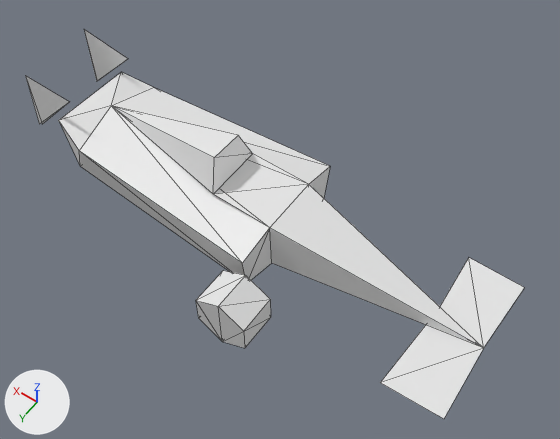
The Blender file assets/scene.blend: old version first, new version second.
One viewpoint serves both versions: a 50 mm lens placed at (-0.795, 1.143, 1.81), pointed at (-0.055, 0.108, 0.182). Arrows for +X, +Y and +Z are at lower left; the lights stay in place. Mesh edges are drawn as thin lines.

Script lines for the objects in view, before the commit:
```python
me_circle = bpy.data.meshes.new('Circle')
me_circle.from_pydata(...)  # 35 vertices, 37 faces; spans x -0.674..0.79, y -0.229..0.24, z 0.622..0.9
# before: 32 (0.611, -0.112, 0.869) at pixel (128, 58), 33 (0.785, -0.114, 0.689) at pixel (97, 81)
me_cylinder = bpy.data.meshes.new('Cylinder')
me_cylinder.from_pydata(...)  # a 6-sided cylinder along z spanning x -0.81..0.81, y -0.94..0.94, z -1.0..1.0
ob_circle = bpy.data.objects.new('Circle', me_circle)
ob_circle.location = (0.008, 0.053, -0.586)
ob_cylinder = bpy.data.objects.new('Cylinder', me_cylinder)
ob_cylinder.location = (-0.088, 0.357, 0.093)
ob_cylinder.rotation_euler = (-1.571, 0.0, 0.0)  # degrees (-90, 0, 0)
ob_cylinder.scale = (0.0933, 0.0933, 0.0561)
```
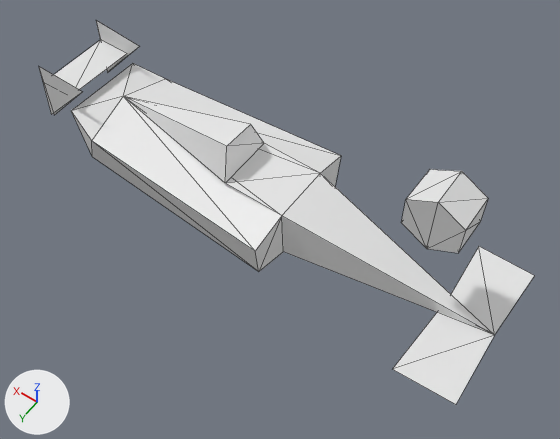
Scene script edits in JSON lines:
```json
{"block": "me_circle", "where": "me_circle.from_pydata(...)  # 35 vertices, 37 faces; spans x -0.674..0.79, y -0.229..0.24, z 0.622..0.9"}
{"block": "me_circle", "where": "# used by ob_circle; location = (0.008, 0.053, -0.586)"}
{"block": "me_circle", "where": "# verts and faces of me_circle; kept vertices keep their numbers, new ones are numbered from 35"}
{"block": "me_circle", "change": "me_circle part 1"}
{"op": "add", "block": "me_circle", "code": "verts[32] = (0.609, -0.112, 0.884)  # moved, pixel (139, 46)"}
{"op": "add", "block": "me_circle", "code": "verts[33] = (0.79, -0.114, 0.689)  # moved, pixel (107, 72)"}
{"op": "add", "block": "me_circle", "code": "verts[35] = (0.783, -0.114, 0.825)  # pixel (100, 39)"}
{"op": "add", "block": "me_circle", "code": "verts[36] = (0.785, 0.128, 0.825)  # pixel (43, 82)"}
{"op": "add", "block": "me_circle", "code": "verts[37] = (0.677, 0.125, 0.825)  # pixel (70, 96)"}
{"op": "add", "block": "me_circle", "code": "verts[38] = (0.672, -0.114, 0.825)  # pixel (127, 53)"}
{"op": "add", "block": "me_circle", "code": "faces += [(35, 36, 37), (35, 37, 38)]"}
{"op": "set", "path": "ob_cylinder.location", "old": "(-0.088, 0.357, 0.093)", "new": "(-0.448, 0.0, 0.394)"}
{"op": "set", "path": "ob_circle.location", "old": "(0.008, 0.053, -0.586)", "new": "(0.001, 0.006, -0.58)"}
```

Location of each change, [x1, y1, x2, y2] in pixels of the pictures (560 x 439 px):
```json
{"object": "Circle", "change": "reshaped, moved", "before": [26, 29, 525, 419], "after": [39, 20, 534, 404]}
{"object": "Cylinder", "change": "moved", "before": [196, 271, 271, 348], "after": [401, 169, 488, 253]}
{"part": 1, "of": "me_circle", "change": "built on", "before": [84, 29, 127, 81], "after": [54, 20, 139, 90]}
```
